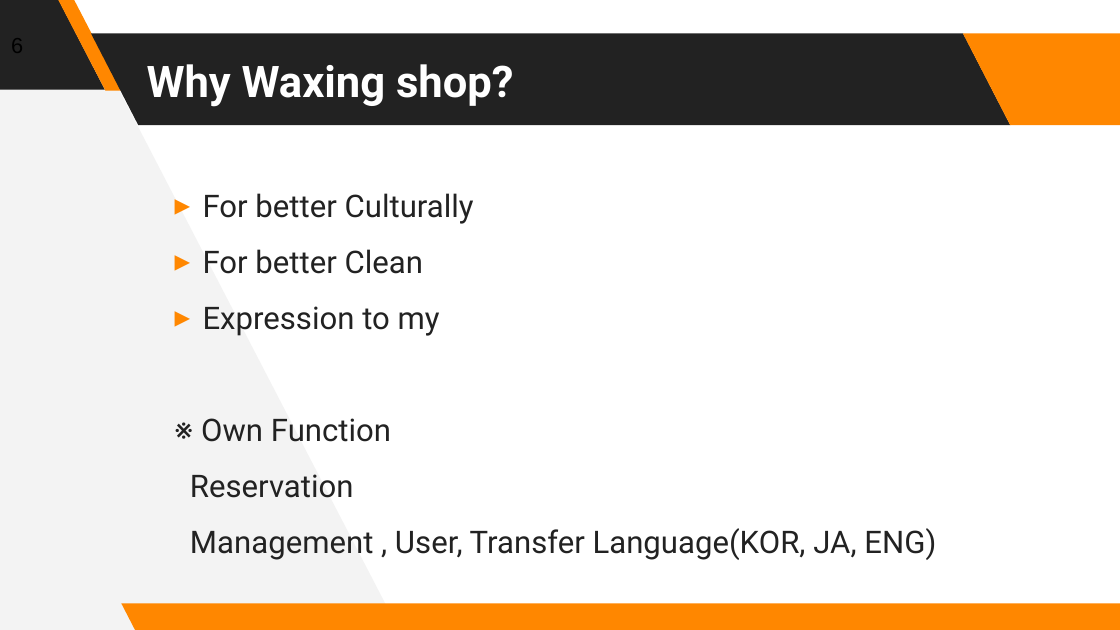
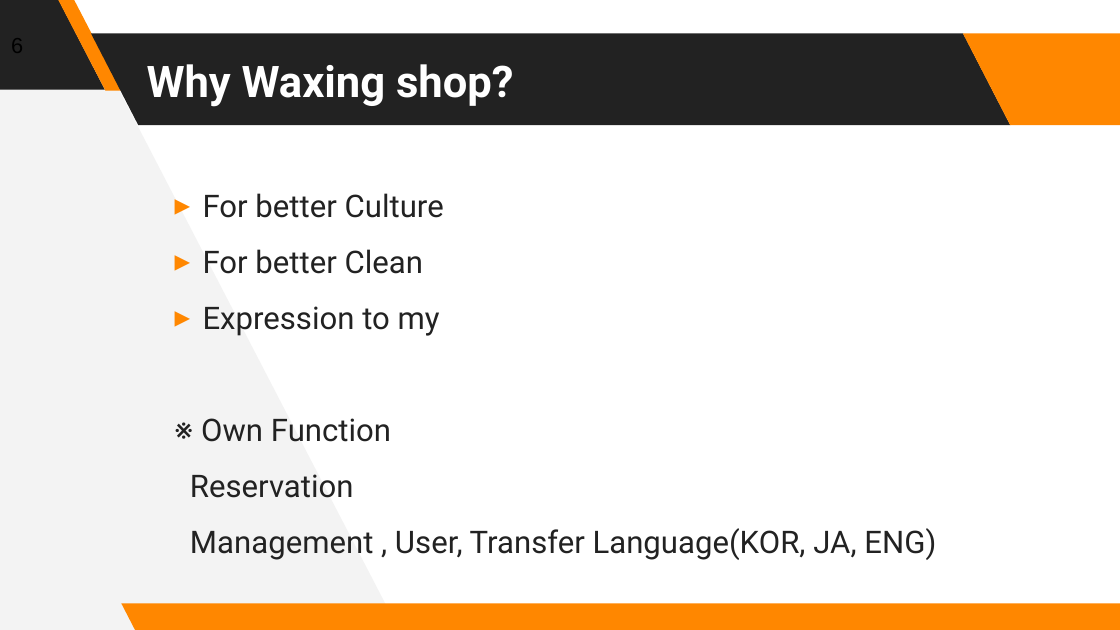
Before and after one commit to Rick00Kim/Kururu_Documents, a slide deck: slide 6 of Waxing_Ver_02_Documents/01_Index/Waxing_Ver_02_Index.pptx. Drawn at 1120x630 pixels with LibreOffice and Linux fonts; fonts in the diff are those of the drawing. Boxes give left, top, right and bottom in pixels: in the first picture for what was removed or moved away, otherwise in the second. Text is boxed around its words. In the diff, an @@ line names an element or a change of style, - is before the commit and + after.

```diff
--- a/Waxing_Ver_02_Documents/01_Index/Waxing_Ver_02_Index.pptx
+++ b/Waxing_Ver_02_Documents/01_Index/Waxing_Ver_02_Index.pptx
@@ text at bbox=[203, 193, 444, 218]: text changed @@
-▸ For better Culturally
+▸ For better Culture
```
Also in this commit, not shown: 2 other slides changed, 10 other files.
